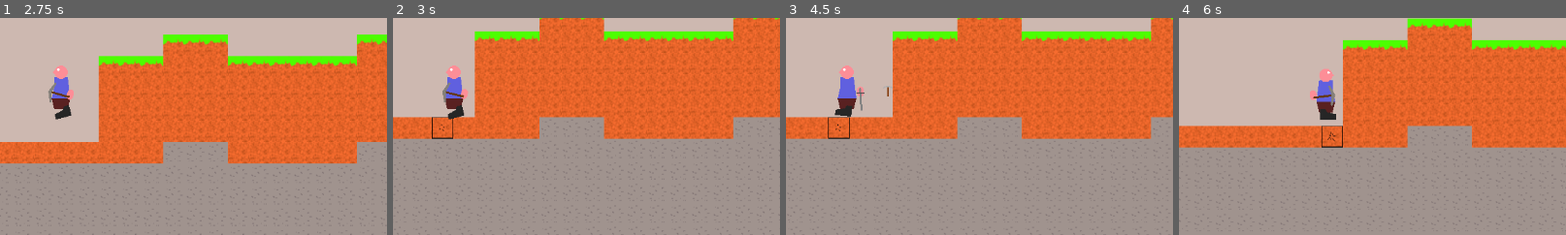
Above: before the commit, frames 1-4 (left to right).
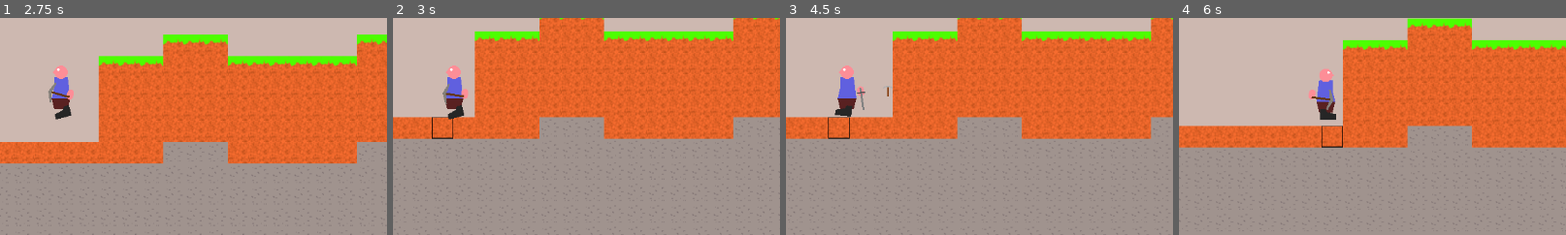
Above: after the commit, the same moments.

Repository: Griiimon/2D-Mining-Sandbox
Game: Godot game, scene res://game/startup.tscn
Same seed, same stepped clock (60 frames per second), same inputs: the game is played once before the commit and once after it. The engine's default icon, where the game draws it, is replaced by a stand-in: a white triangle on a blue panel in a dark square.
Inputs (mouse positions are % of the whole screen's width and height, from its top left):
- Up to frame 1 (2.75 s): click (38, 64) at 0.52 s; type "12" at 0.6 s; click "Play" at 1.25 s; tap Enter at 2 s; move the mouse to (33, 93) at 2.02 s; hold D (right) from 2.03 s (still down); click (33, 93) at 2.1 s; tap Up (jump) at 2.27 s
- Up to frame 2 (3 s): keep holding D (right); move the mouse to (37, 93) at 2.77 s; tap F (change_block_state) at 2.85 s; click (37, 93) at 2.92 s
- Up to frame 3 (4.5 s): tap Up (jump) at 3.02 s; move the mouse to (41, 93) at 3.52 s; release D (right) at 3.53 s; hold A (left) 3.53-4.28 s; tap X (drop_item) at 3.6 s; click (41, 93) at 3.67 s; move the mouse to (46, 93) at 4.27 s; hold D (right) from 4.28 s (still down); tap E (next_hotbar_item) at 4.35 s; click (46, 93) at 4.42 s
- Up to frame 4 (6 s): tap Up (jump) at 4.52, 5.27 s; move the mouse to (50, 93) at 5.02 s; tap Q (previous_hotbar_item) at 5.1 s; click (50, 93) at 5.17 s; move the mouse to (54, 93) at 5.77 s; release D (right) at 5.78 s; hold A (left) from 5.78 s (still down); tap K (toggle_free_cam) at 5.85 s; click (54, 93) at 5.92 s
The pictures show only the part of the screen within x 42-92%, y 33-83%; the shares and areas given below are measured in that part.

Frame 1 is identical in both runs. In frame 2, 0.1% of the frame differs, in the area x 11-20%, y 29-53%; in frame 3, 0.1%; in frame 4, 0.2%, in the area x 33-41%, y 31-58%.
Error after the commit: Parse Error: Function "select_block_pos()" not found in base self. (res://game/player/state)

Commit message:
add block selection mode NEAREST

Diff:
--- a/game/player/state machine/mining_state.gd
+++ b/game/player/state machine/mining_state.gd
@@ -2,6 +2,10 @@
 
 signal stop_mining
 
+enum SelectionMode { RAYCAST, NEAREST }
+
+@export var selection_mode: SelectionMode= SelectionMode.NEAREST
+@export var mining_range: int= 4
 
 @onready var sound_interval: Timer = $"Sound Interval"
 
@@ -21,10 +25,41 @@
 
 
 func on_physics_process(delta: float):
-	if player.ray_cast.is_colliding() and is_raycast_hitting_terrain():
-		select_block()
-	else:
-		stop_mining.emit()
+	match selection_mode:
+		SelectionMode.RAYCAST:
+			if player.ray_cast.is_colliding() and is_raycast_hitting_terrain():
+				select_block()
+			else:
+				stop_mining.emit()
+				return
+
+		SelectionMode.NEAREST:
+			var from: Vector2i= player.get_tile_pos()
+			var mine_positions: Array[Vector2i]= []
+
+			for x in range(-mining_range, mining_range + 1):
+				for y in range(-mining_range, mining_range + 1):
+					var tile:= from + Vector2i(x, y)
+					if get_world().is_block_solid_at(tile):
+						mine_positions.append(tile)
+
+			if mine_positions.is_empty():
+				stop_mining.emit()
+				return
+
+			var best_match_pos: Vector2i
+			var best_rating: float= -INF
+
+			for to in mine_positions:
+				var rating: float= player.get_look_direction().dot(Vector2(to - from).normalized())
+				rating*= 1.0 / (to - from).length()
+				if rating > best_rating:
+					best_match_pos= to
+					best_rating= rating
+
+			select_block_pos(best_match_pos)
+
+
 
 	if not Input.is_mouse_button_pressed(MOUSE_BUTTON_LEFT):
 		stop_mining.emit()
